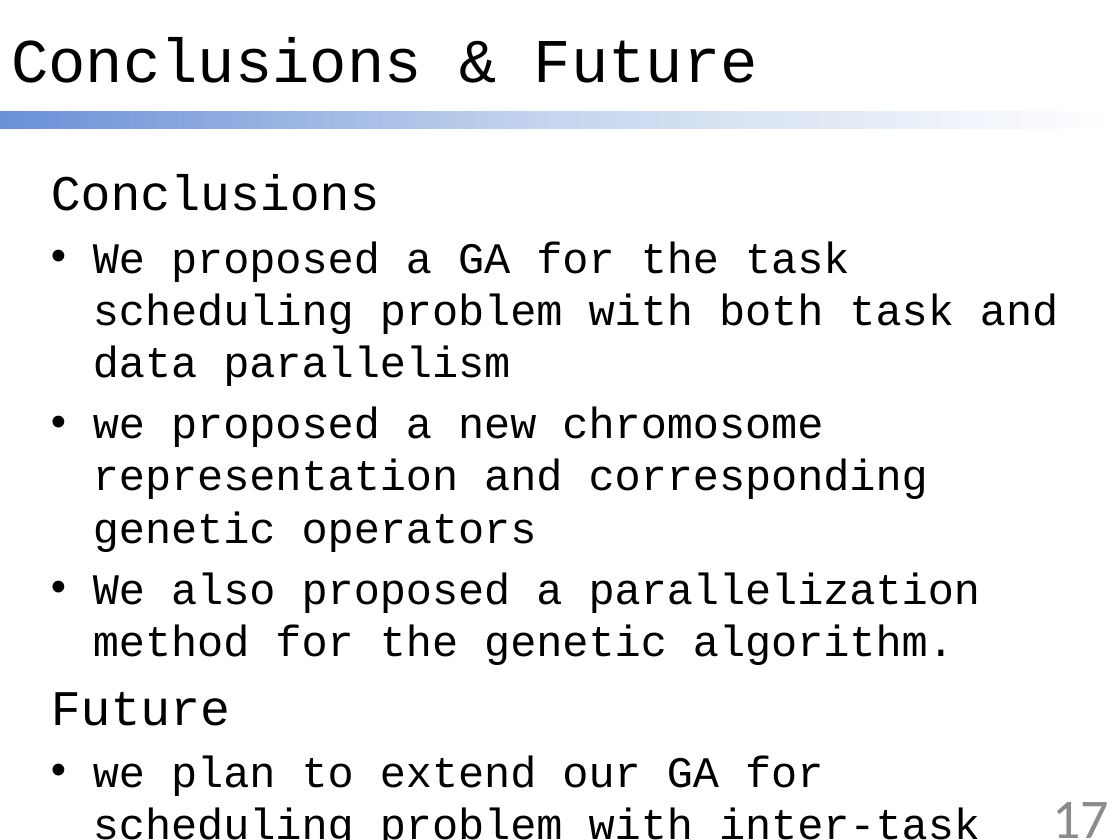
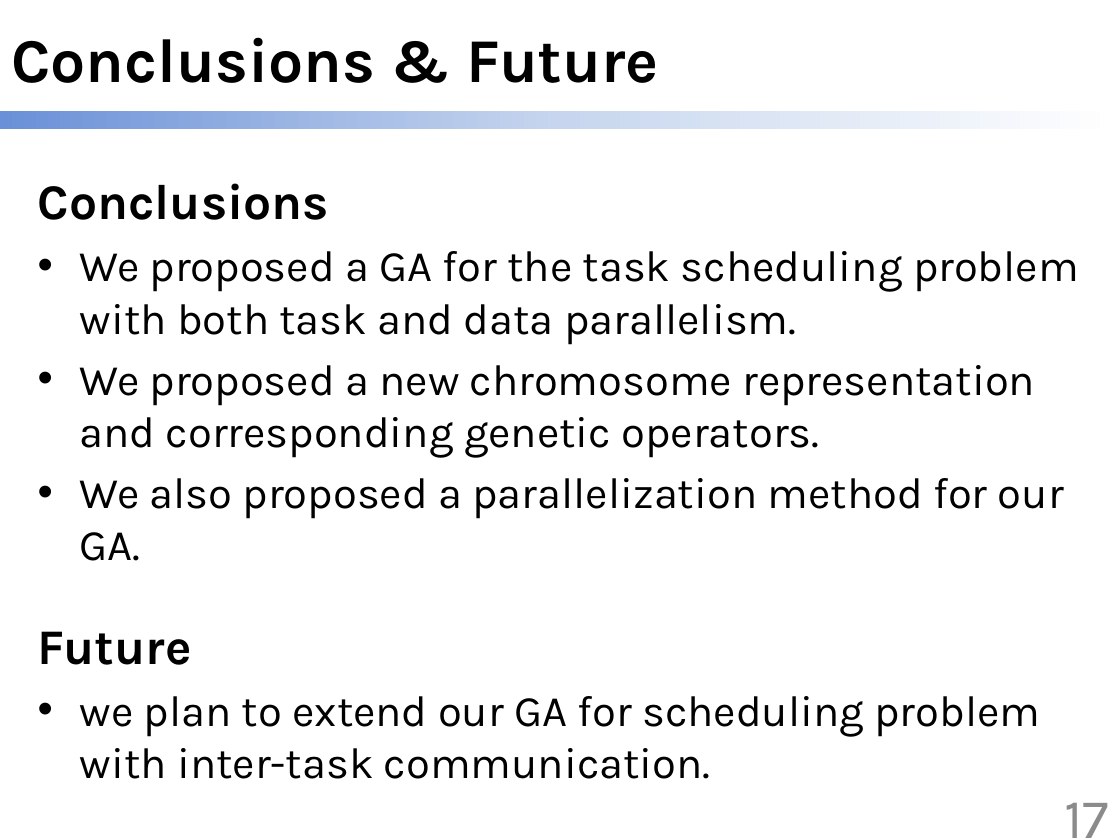
Before and after one commit to scomup/Genetic_Scheduler, a slide deck: slide 17 of ppt.pptx. Drawn at 1120x840 pixels with LibreOffice and Linux fonts; fonts in the diff are those of the drawing. Boxes give left, top, right and bottom in pixels: in the first picture for what was removed or moved away, otherwise in the second. Text is boxed around its words. In the diff, an @@ line names an element or a change of style, - is before the commit and + after.

```diff
--- a/ppt.pptx
+++ b/ppt.pptx
@@ title "Conclusions & Future" at box(11, 37, 659, 83): font Courier New to Karla, bold on @@
@@ text "Conclusions": place and size @@
-text "Conclusions" at box(51, 174, 1058, 840)
+text "Conclusions" at box(38, 183, 1079, 779)
@@ text at box(38, 183, 329, 665): font Courier New to Karla, bold on in "Conclusions", "Future" @@
@@ text at box(80, 251, 1079, 561): text changed; font Courier New to Karla @@
-• We proposed a GA for the task scheduling problem with both task and data parallelism
-• we proposed a new chromosome representation and corresponding genetic operators
-• We also proposed a parallelization method for the genetic algorithm.
+• We proposed a GA for the task scheduling problem with both task and data parallelism.
+• We proposed a new chromosome representation and corresponding genetic operators.
+• We also proposed a parallelization method for our GA.
@@ text at box(80, 696, 1040, 779): text changed; font Courier New to Karla @@
-• we plan to extend our GA for scheduling problem with inter-task communication
+• we plan to extend our GA for scheduling problem with inter-task communication.
@@ page number at box(1064, 803, 1109, 838): font Calibri to Karla @@
```
Also in this commit, not shown: 16 other slides changed, 1 slide removed.
